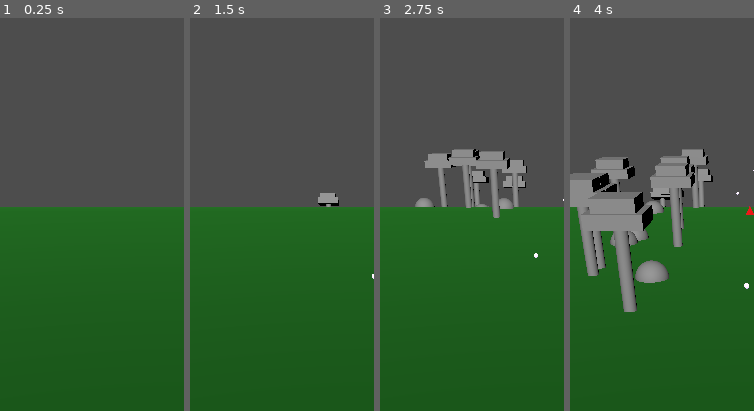
Above: before the commit, frames 1-4 (left to right).
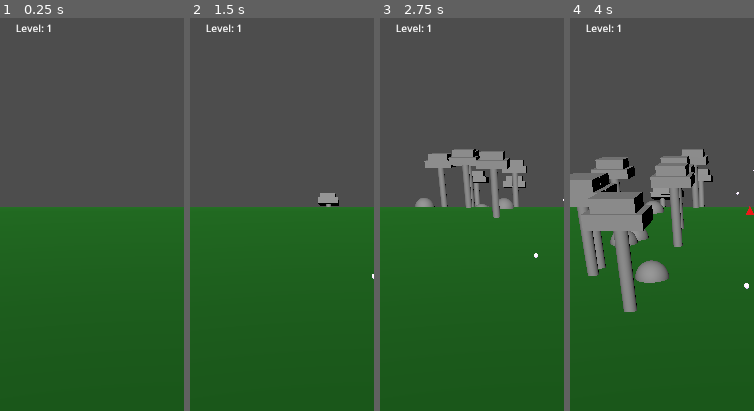
Above: after the commit, the same moments.

Repository: danbolleboom/GodotMobileGame
Game: Godot game, scene res://Scenes/world.tscn
Two runs of this game, one before a commit and one after it. Both use one fixed random seed, a clock stepped at 60 frames per second and the inputs below.
Inputs (mouse positions are % of the whole screen's width and height, from its top left):
- Up to frame 1 (0.25 s): no input
- Up to frame 2 (1.5 s): tap Enter at 0.5 s; move the mouse to (72, 44) at 0.52 s; tap Space at 1.25 s; move the mouse to (30, 54) at 1.27 s
- Up to frame 3 (2.75 s): move the mouse to (60, 27) at 2.02 s
- Up to frame 4 (4 s): move the mouse to (45, 70) at 2.77 s; move the mouse to (80, 64) at 3.52 s
The pictures show only the part of the screen within x 0-50%, y 0-50%; the shares and areas given below are measured in that part.

The runs differ from the first frame. In frame 1, 0.2% of the frame differs, in the area x 8-28%, y 1-4%; in frame 2, 0.2%; in frame 3, 0.2%; in frame 4, 0.2%.

Commit message:
hud and game loop

Diff:
--- /dev/null
+++ b/Scenes/UI/game_ui.tscn
@@ -0,0 +1,21 @@
+[gd_scene load_steps=2 format=3 uid="uid://xx58mptroggy"]
+
+[ext_resource type="Script" uid="uid://bce6bd5bd3xmj" path="res://Scripts/UI/game_ui.gd" id="1_3fiko"]
+
+[node name="GameUI" type="Control"]
+layout_mode = 3
+anchors_preset = 15
+anchor_right = 1.0
+anchor_bottom = 1.0
+grow_horizontal = 2
+grow_vertical = 2
+script = ExtResource("1_3fiko")
+
+[node name="TopUI" type="Node" parent="."]
+
+[node name="LevelText" type="Label" parent="TopUI"]
+offset_left = 25.0
+offset_top = 25.0
+offset_right = 83.0
+offset_bottom = 48.0
+text = "Level: 1"
--- a/Scenes/enemy.tscn
+++ b/Scenes/enemy.tscn
@@ -8,7 +8,6 @@
 [sub_resource type="PrismMesh" id="PrismMesh_1f0kj"]
 
 [node name="Enemy" instance=ExtResource("1_hghv2")]
-collision_mask = 2
 yOffset = 1.0
 
 [node name="MeshInstance3D" parent="." index="0"]
@@ -19,3 +18,6 @@
 script = ExtResource("2_1f0kj")
 maxHealth = 10.0
 deathParticles = ExtResource("4_287tu")
+contactDamage = 25.0
+
+[connection signal="area_entered" from="." to="EnemyData" method="_on_enemy_area_entered"]
--- a/Scenes/player.tscn
+++ b/Scenes/player.tscn
@@ -1,12 +1,16 @@
-[gd_scene load_steps=5 format=3 uid="uid://bd75e2k4dd304"]
+[gd_scene load_steps=7 format=3 uid="uid://bd75e2k4dd304"]
 
 [ext_resource type="Script" uid="uid://ci1wvlorq81e7" path="res://Scripts/player_movement.gd" id="1_v0iea"]
 [ext_resource type="Script" uid="uid://1cu5bi8y6av6" path="res://Scripts/attack_controller.gd" id="2_cvnsp"]
 [ext_resource type="PackedScene" uid="uid://c5ueclcie2is4" path="res://Scenes/projectile.tscn" id="3_6t5aa"]
+[ext_resource type="Script" uid="uid://w6wnb0vg2vab" path="res://Scripts/player_data.gd" id="4_vgqql"]
 
 [sub_resource type="PrismMesh" id="PrismMesh_v0iea"]
 
-[node name="Player" type="Node3D"]
+[sub_resource type="SphereShape3D" id="SphereShape3D_vgqql"]
+
+[node name="Player" type="Area3D"]
+collision_mask = 12
 script = ExtResource("1_v0iea")
 raycastLayerMask = 32
 maxTilt = 30.0
@@ -21,3 +25,10 @@
 
 [node name="AttackSource" type="Node3D" parent="AttackController"]
 transform = Transform3D(1, 0, 0, 0, 1, 0, 0, 0, 1, 0, 0, 0.7319852)
+
+[node name="PlayerData" type="Node" parent="."]
+script = ExtResource("4_vgqql")
+maxHealth = 100
+
+[node name="CollisionShape3D" type="CollisionShape3D" parent="."]
+shape = SubResource("SphereShape3D_vgqql")
--- a/Scenes/world.tscn
+++ b/Scenes/world.tscn
@@ -1,8 +1,9 @@
-[gd_scene load_steps=9 format=3 uid="uid://dnddunlw74rcw"]
+[gd_scene load_steps=10 format=3 uid="uid://dnddunlw74rcw"]
 
 [ext_resource type="PackedScene" uid="uid://bd75e2k4dd304" path="res://Scenes/player.tscn" id="1_a02cp"]
 [ext_resource type="PackedScene" uid="uid://cyslwb6wi17bd" path="res://Scenes/game_director.tscn" id="2_5a7ea"]
 [ext_resource type="PackedScene" uid="uid://b6nr0kxkm8l3k" path="res://Scenes/enemy.tscn" id="2_go701"]
+[ext_resource type="PackedScene" uid="uid://xx58mptroggy" path="res://Scenes/UI/game_ui.tscn" id="4_8j60k"]
 
 [sub_resource type="BoxShape3D" id="BoxShape3D_a02cp"]
 size = Vector3(50, 1, 50)
@@ -21,7 +22,7 @@
 }
 point_count = 3
 
-[node name="Root" type="Node3D"]
+[node name="World" type="Node3D"]
 
 [node name="Player" parent="." instance=ExtResource("1_a02cp")]
 transform = Transform3D(1, 0, 0, 0, 1, 0, 0, 0, 1, 0, 0.8804145, 0)
@@ -63,5 +64,10 @@
 [node name="MovementPath" type="Path3D" parent="."]
 curve = SubResource("Curve3D_a02cp")
 
-[node name="GameDirector" parent="." instance=ExtResource("2_5a7ea")]
+[node name="GameDirector" parent="." node_paths=PackedStringArray("gameUI") instance=ExtResource("2_5a7ea")]
 enemies = Array[PackedScene]([ExtResource("2_go701")])
+gameUI = NodePath("../GameUI")
+
+[node name="GameUI" parent="." instance=ExtResource("4_8j60k")]
+
+[node name="ProjectileParent" type="Node" parent="."]
--- a/Scripts/DirectorScripts/game_director.gd
+++ b/Scripts/DirectorScripts/game_director.gd
@@ -2,6 +2,9 @@
 
 @export var enemies: Array[PackedScene]
 @export var decorations: Array[PackedScene]
+@export var gameUI: Node;
+
+@export var test: Dictionary = { "key": "value" }
 
 @onready var enemySpawnData = $EnemySpawnData;
 @onready var enemiesParent = $Enemies;
@@ -17,8 +20,16 @@
 
 # Called when the node enters the scene tree for the first time.
 func _ready() -> void:
-	pass # Replace with function body.
+	global_values.enemyDeadCallback = Callable(self, "EnemyDied");
 
+func EnemyDied(_cost: int) -> void:
+		spawnsThisLevel += _cost;
+
+		if spawnsThisLevel >= enemySpawnData.enemiesPerLevel:
+			spawnsThisLevel -= enemySpawnData.enemiesPerLevel;
+			level += 1;
+			enemySpawnData.UpdateData(level);
+			gameUI.UpdateLevel(level);
 
 # Called every frame. 'delta' is the elapsed time since the previous frame.
 func _process(delta: float) -> void:
@@ -29,11 +40,6 @@
 		var newEnemy = enemies[0].instantiate();
 		newEnemy.xOffset = randf_range(-mapData.gameWidth / 2, mapData.gameWidth / 2);
 		enemiesParent.add_child(newEnemy);
-		spawnsThisLevel += 1;
-
-		if spawnsThisLevel >= enemySpawnData.enemiesPerLevel:
-			level += 1;
-			enemySpawnData.UpdateData(level);
 
 		spawnTimer -= enemySpawnData.spawnCooldown;
 
--- /dev/null
+++ b/Scripts/UI/game_ui.gd
@@ -0,0 +1,15 @@
+extends Node
+
+@onready var levelText = $TopUI/LevelText;
+
+# Called when the node enters the scene tree for the first time.
+func _ready() -> void:
+	pass # Replace with function body.
+
+
+# Called every frame. 'delta' is the elapsed time since the previous frame.
+func _process(delta: float) -> void:
+	pass
+
+func UpdateLevel(_level: int) -> void:
+	levelText.text = "Level: %d" % _level;
--- a/Scripts/attack_controller.gd
+++ b/Scripts/attack_controller.gd
@@ -7,10 +7,11 @@
 @onready var projectileLoaded = load(projectileScene.resource_path)
 
 @onready var attackSource = $AttackSource;
+@onready var projectileParent = get_tree().root.get_node("World/ProjectileParent");
 
 # Called when the node enters the scene tree for the first time.
 func _ready() -> void:
-	pass # Replace with function body.
+	pass
 
 
 # Called every frame. 'delta' is the elapsed time since the previous frame.
@@ -24,5 +25,5 @@
 func Attack() -> void:
 	var newProjectile = projectileLoaded.instantiate();
 	newProjectile.position = attackSource.global_position;
-	get_tree().root.add_child(newProjectile);
+	projectileParent.add_child(newProjectile);
 	pass
--- a/Scripts/enemy_data.gd
+++ b/Scripts/enemy_data.gd
@@ -2,8 +2,11 @@
 
 @export var maxHealth: float;
 @export var deathParticles: PackedScene;
+@export var contactDamage: float;
 
 @onready var currentHealth: float = maxHealth;
+
+var hitPlayer: bool = false;
 
 func Die() -> void:
 	# Death fx
@@ -12,10 +15,18 @@
 	particles.position = get_parent().position;
 	particles.get_node("Particles").emitting = true;
 
+	global_values.enemyDeadCallback.call(1);
+
 	get_parent().queue_free()
 
-func Damage(damage: int) -> void:
-	currentHealth -= damage
+func Damage(_damage: int) -> void:
+	currentHealth -= _damage
 
 	if currentHealth <= 0:
 		Die()
+
+
+func _on_enemy_area_entered(area: Area3D) -> void:
+	if !hitPlayer && area.has_node("PlayerData"):
+		area.get_node("PlayerData").Damage(contactDamage);
+		hitPlayer = true;
--- a/Scripts/path_entity.gd
+++ b/Scripts/path_entity.gd
@@ -3,7 +3,7 @@
 @export var extraSpeed: float;
 @export var yOffset: float;
 
-@onready var path = get_tree().root.get_node("Root/MovementPath") as Path3D;
+@onready var path = get_tree().root.get_node("World/MovementPath") as Path3D;
 @onready var xOffset: float;
 @onready var point1Height = path.curve.get_point_position(0).y
 @onready var speed = global_values.baseSpeed + extraSpeed;
--- /dev/null
+++ b/Scripts/player_data.gd
@@ -0,0 +1,21 @@
+extends Node
+
+@export var maxHealth: int;
+@onready var currentHealth = maxHealth;
+
+# Called when the node enters the scene tree for the first time.
+func _ready() -> void:
+	pass # Replace with function body.
+
+
+# Called every frame. 'delta' is the elapsed time since the previous frame.
+func _process(delta: float) -> void:
+	pass
+
+func Damage(_damage: int) -> void:
+	currentHealth -= _damage;
+	if currentHealth <= 0:
+		Die();
+
+func Die() -> void:
+	get_tree().reload_current_scene();
--- a/global_values.gd
+++ b/global_values.gd
@@ -1,3 +1,4 @@
 extends Node
 
 var baseSpeed: float = 15.0;
+var enemyDeadCallback: Callable;
Not shown, added: Scripts/UI/game_ui.gd.uid
Not shown, added: Scripts/player_data.gd.uid
